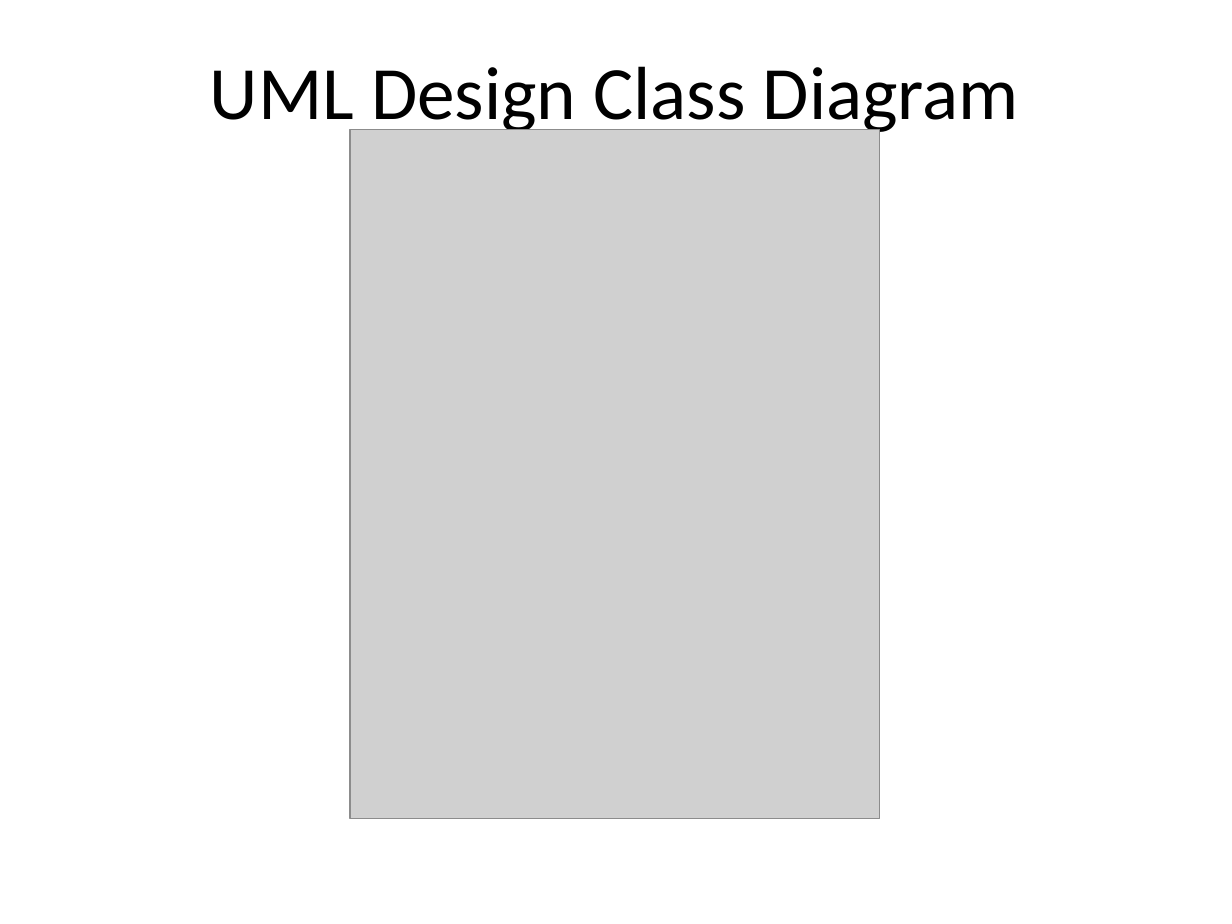
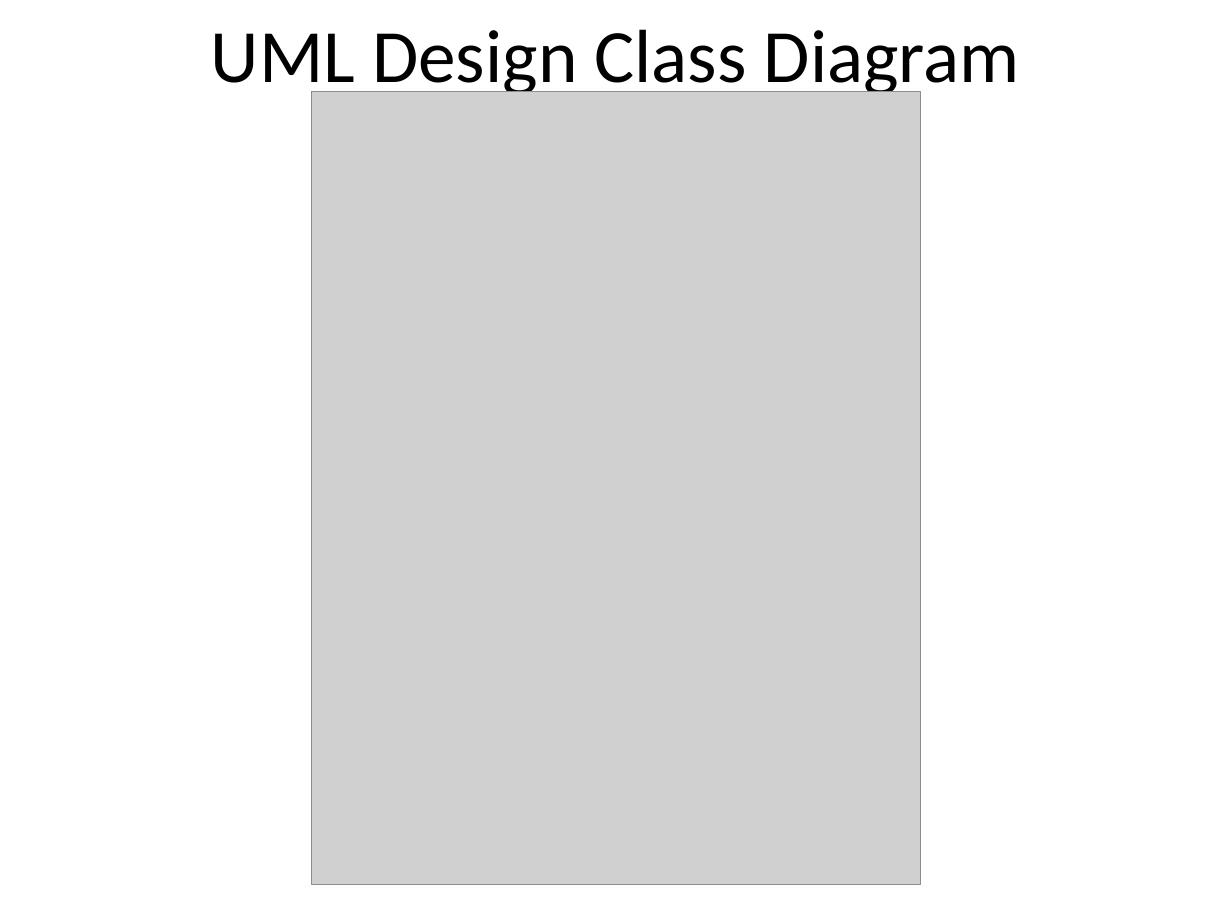
Before and after one commit to Arzazrel/Project_LSMSDB_25, a slide deck: slide 5 of documentation/Project_Presentation_MyFuture_Diana.pptx (slide 17 before the commit). Drawn at 1232x924 pixels with LibreOffice and Linux fonts; fonts in the diff are those of the drawing; grey boxes stand for pictures; background and template pictures are left out. Boxes give left, top, right and bottom in pixels: in the first picture for what was removed or moved away, otherwise in the second. Text is boxed around its words. In the diff, an @@ line names an element or a change of style, - is before the commit and + after.

```diff
--- a/documentation/Project_Presentation_MyFuture_Diana.pptx
+++ b/documentation/Project_Presentation_MyFuture_Diana.pptx
@@ title "UML Design Class Diagram": place and size @@
-title "UML Design Class Diagram" at (210,66,1019,137)
+title "UML Design Class Diagram" at (211,29,1020,100)
@@ picture: place and size @@
-picture at (350,129,880,818)
+picture at (312,91,922,885)
```
Also in this commit, not shown: 6 other slides changed, 37 slides added, 19 slides removed, 2 other files.
